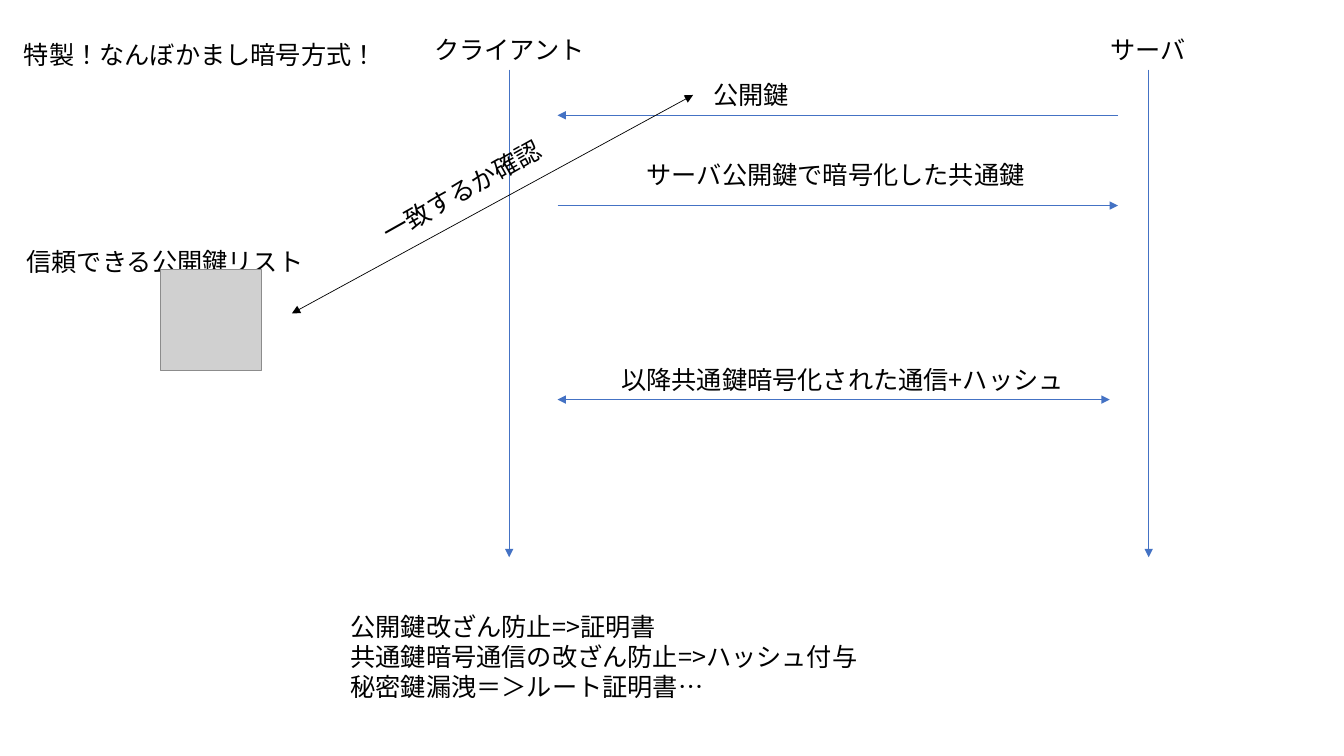
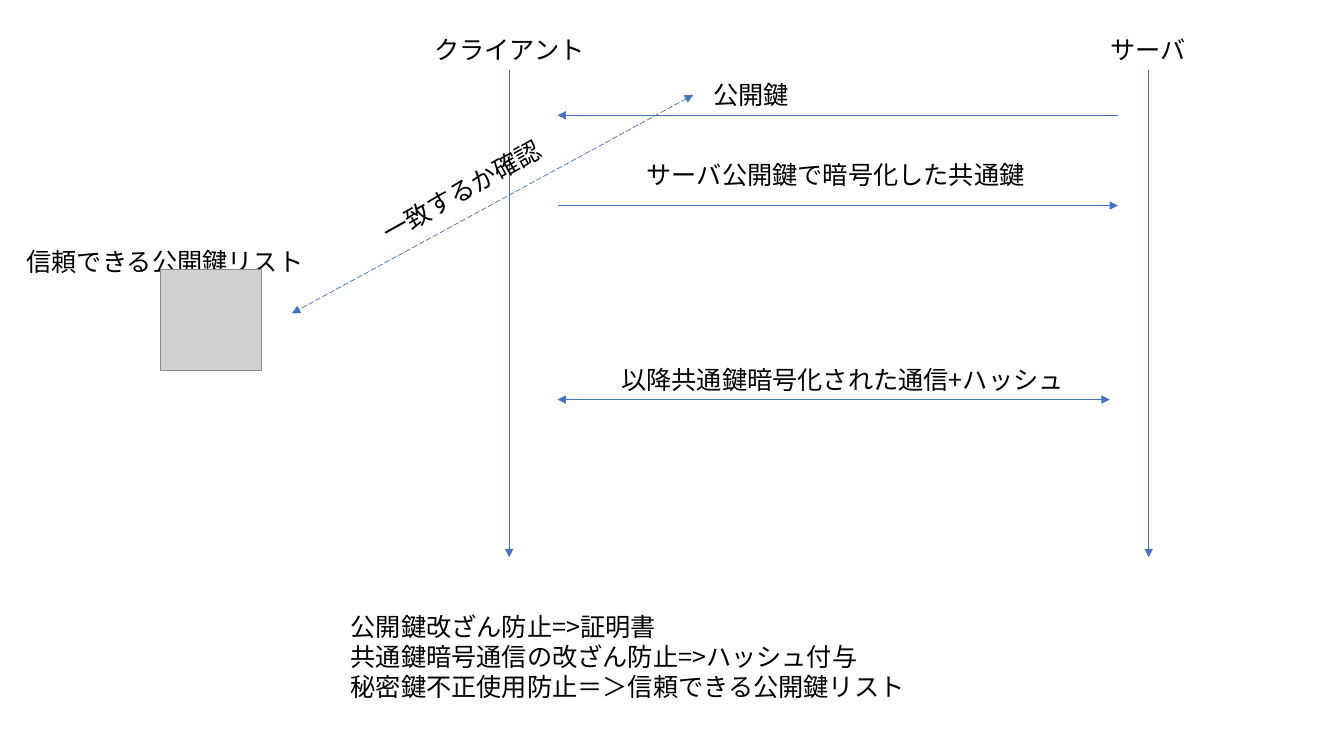
Before and after one commit to SakashimaHouse/PPAP, a slide deck: slide 1 of 暗号通信について.pptx. Drawn at 1344x756 pixels with LibreOffice and Linux fonts; fonts in the diff are those of the drawing; grey boxes stand for pictures. Boxes give left, top, right and bottom in pixels: in the first picture for what was removed or moved away, otherwise in the second. Text is boxed around its words. In the diff, an @@ line names an element or a change of style, - is before the commit and + after.

```diff
--- a/暗号通信について.pptx
+++ b/暗号通信について.pptx
@@ text removed at (24, 42, 377, 66) @@
-特製！なんぼかまし暗号方式！
@@ double arrow (694, 95) - (292, 314): stroke #000000 0.5 pt to #4472C4 0.5 pt dashed @@
@@ text at (351, 674, 905, 698): text changed @@
-秘密鍵漏洩＝＞ルート証明書…
+秘密鍵不正使用防止＝＞信頼できる公開鍵リスト
```
Also in this commit, not shown: 4 other files.
